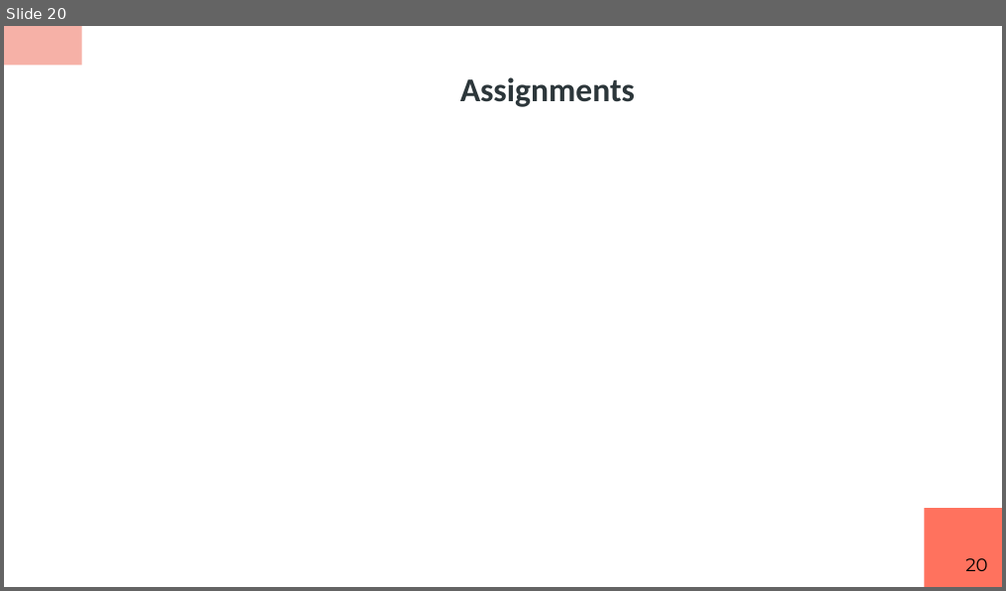
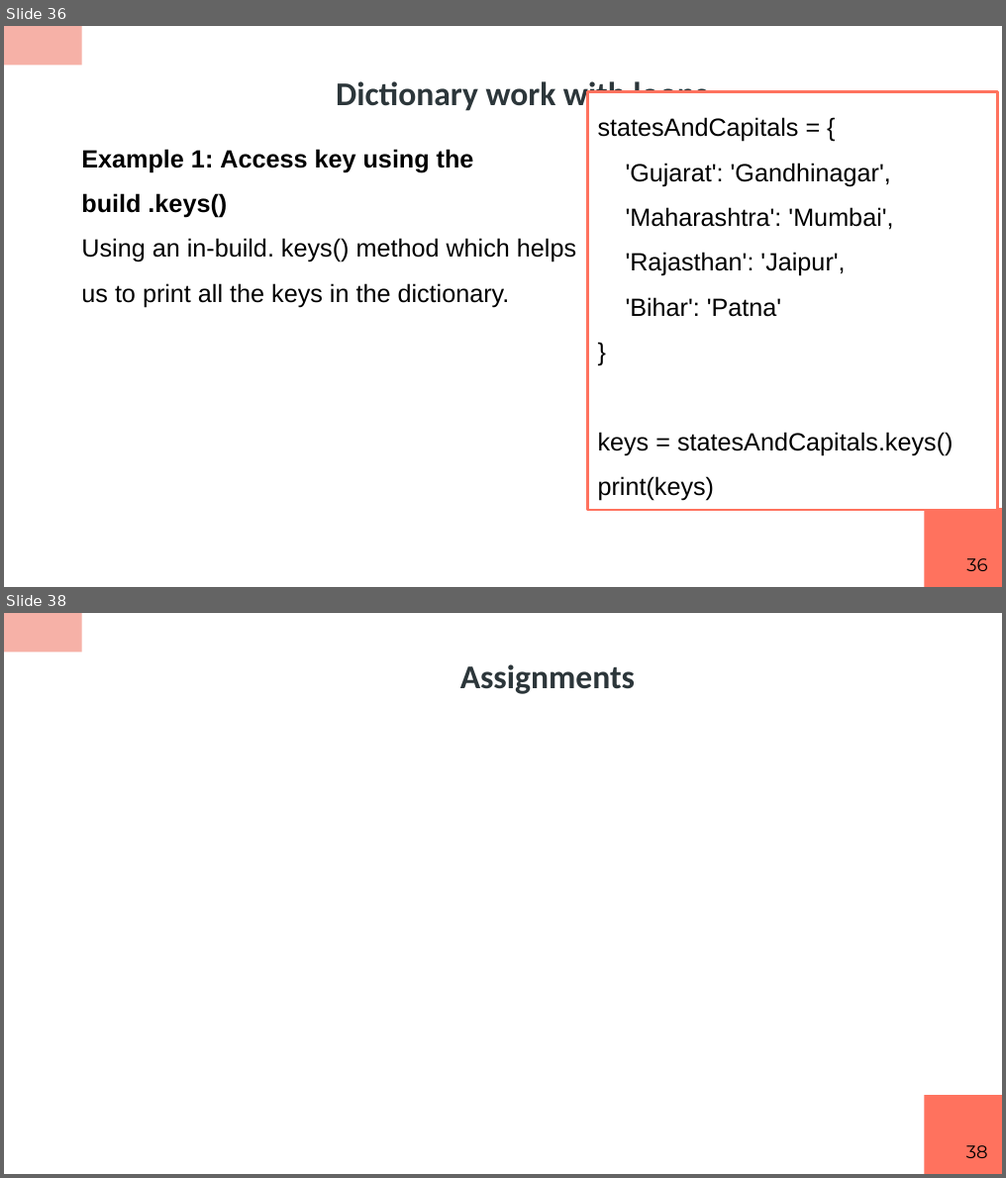
Before and after one commit to RashmivernekarN/ai_with_python_keonics, a slide deck: module2/ppt/Advanced Concepts Using Datastructures.pptx. Shown one above the other, each under a label of ours: slide 20 before the commit, slides 36 and 38 after it; the slides between them are not shown. The pictures are 1006x591 and 1006x1178 pixels, drawn with LibreOffice and Linux fonts; fonts in the diff are those of the drawing. Boxes give left, top, right and bottom in pixels: in the first picture for what was removed or moved away, otherwise in the second. Text is boxed around its words. In the diff, an @@ line names an element or a change of style, - is before the commit and + after.

```diff
--- a/module2/ppt/Advanced Concepts Using Datastructures.pptx
+++ b/module2/ppt/Advanced Concepts Using Datastructures.pptx
@@ slide 36 added at (4,26,1002,587), background #FFFFFF; not listed: 2 template elements that a slide beside it also shows @@
@@ title added at (336,81,708,113), 24 pt, text #2C363A, bold @@
+Dictionary work with loops
@@ rectangle added at (588,92,998,510), fill #FFFFFF, outline #FF725E 2 pt, 18 pt, text #000000 @@
+statesAndCapitals = {
+'Gujarat': 'Gandhinagar',
+'Maharashtra': 'Mumbai',
+'Rajasthan': 'Jaipur',
+'Bihar': 'Patna'
+}
+keys = statesAndCapitals.keys()
+print(keys)
@@ text added at (81,149,576,307), 18 pt, text #000000 @@
+Example 1: Access key using the build .keys()
+Using an in-build. keys() method which helps us to print all the keys in the dictionary.
@@ page number added at (966,559,987,571), 13 pt, text #000000 @@
+36
@@ what was slide 20 is now slide 38 @@
@@ page number at (966,1146,988,1158): text changed @@
-20
+38
```
Also in this commit, not shown: 5 slides changed, 17 other slides added, 2 other files.
